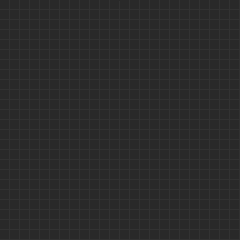
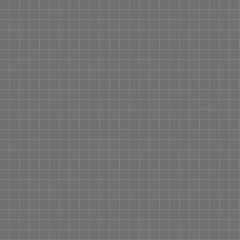
Comparing the layer stacks of the two 240px x 240px images. Changes:
added layer "Layer 4" above "Layer 3" over 0, 0, 240, 240
added layer "Layer 3" above "Layer 2 copy" over 0, 0, 240, 240
added layer "Layer 2 copy" above "Layer 2" over 0, 0, 240, 240
hid "Layer 2", painted on it over 0, 0, 240, 240
painted on "Layer 1" over 0, 0, 240, 240
painted on "Background copy" over 0, 0, 240, 240
painted on "Background" over 0, 0, 240, 240
